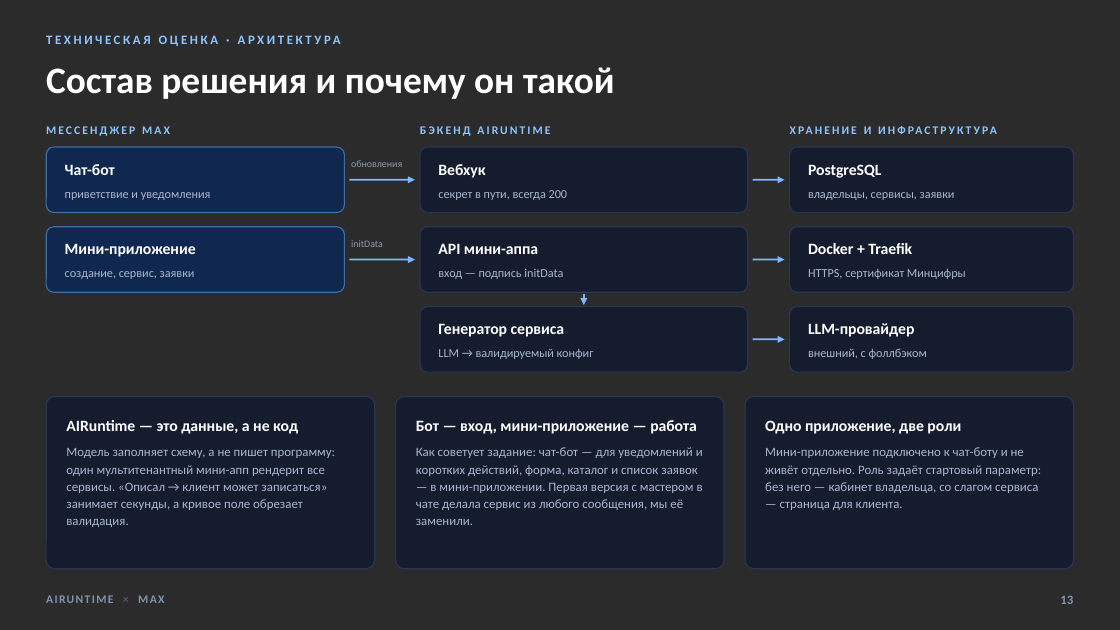
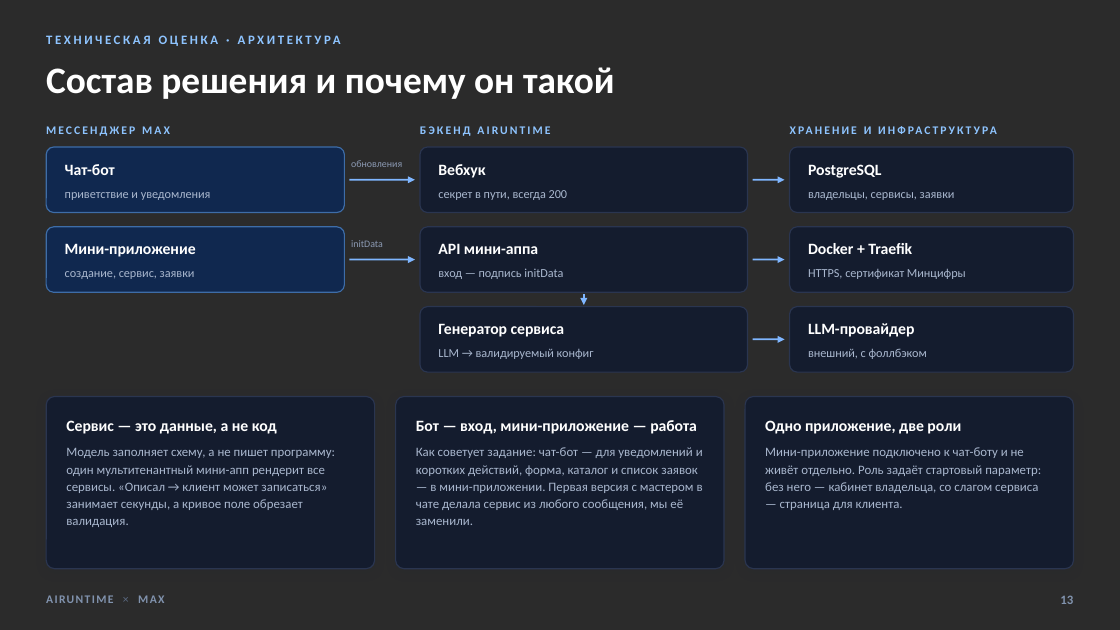
Before and after one commit to airuntime-ru/airuntime, a slide deck: slide 13 of docs/max-presentation/presentation.pptx. Drawn at 1120x630 pixels with LibreOffice and Linux fonts; fonts in the diff are those of the drawing; background and template pictures are left out; a plain dark background stands for a picture behind light text. Boxes give left, top, right and bottom in pixels: in the first picture for what was removed or moved away, otherwise in the second. Text is boxed around its words. In the diff, an @@ line names an element or a change of style, - is before the commit and + after.

```diff
--- a/docs/max-presentation/presentation.pptx
+++ b/docs/max-presentation/presentation.pptx
@@ text at (66,420,277,434): text changed @@
-AIRuntime — это данные, а не код
+Сервис — это данные, а не код
```
Also in this commit, not shown: 6 other slides changed, 3 other files.
